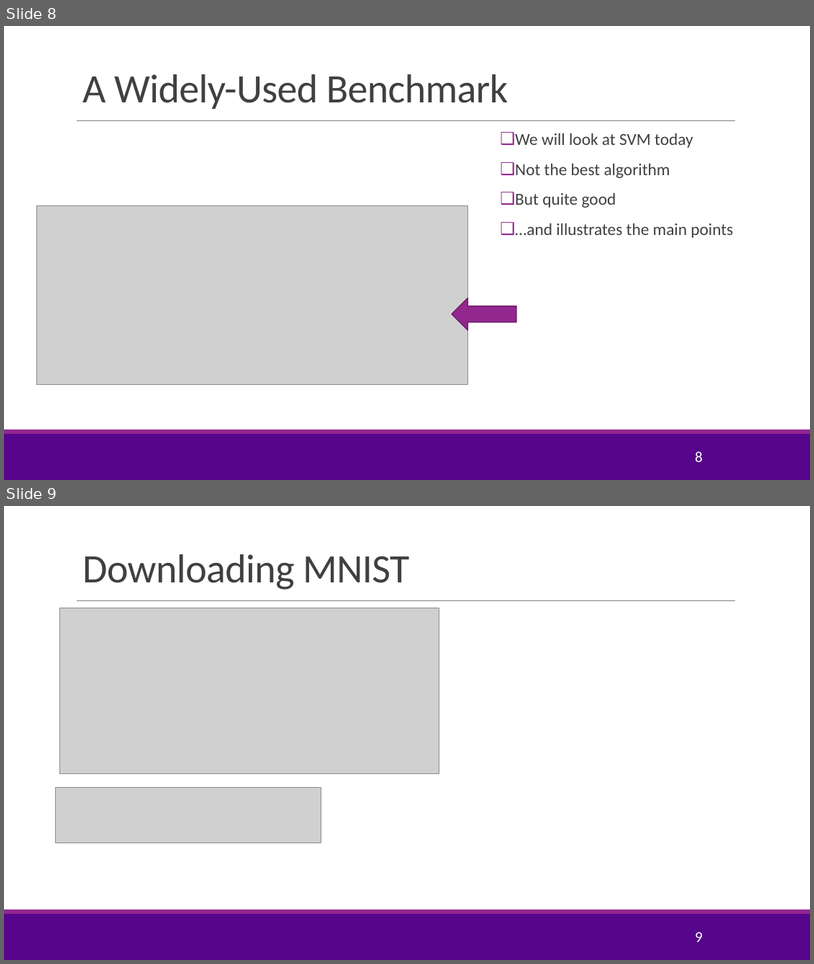
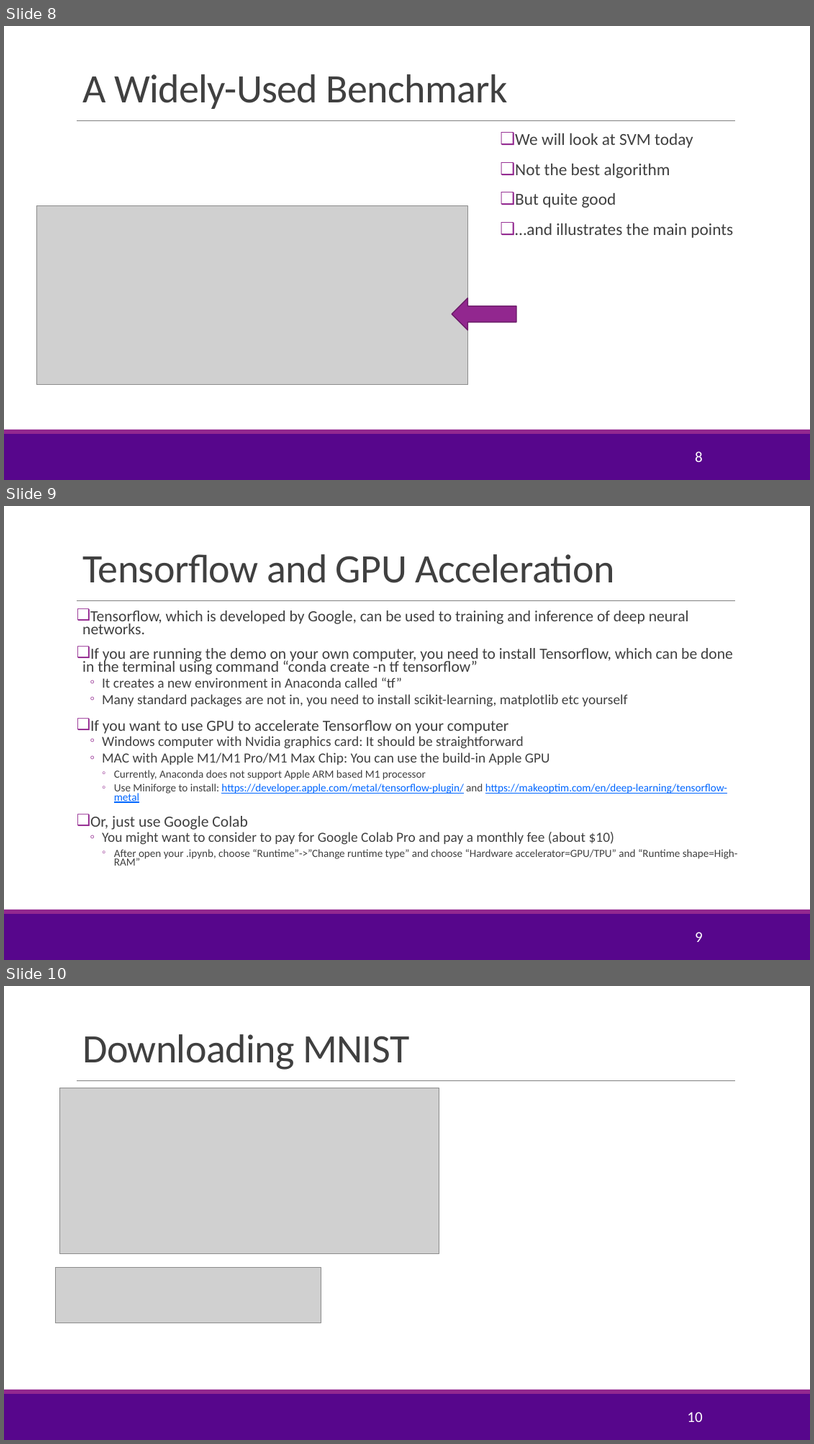
Before and after one commit to pliugithub/MachineLearning, a slide deck: lectures/Lect08_SVM.pptx. Shown one above the other, each under a label of ours: slides 8 and 9 before the commit, slides 8, 9 and 10 after it. The pictures are 814x964 and 814x1444 pixels, drawn with LibreOffice and Linux fonts; fonts in the diff are those of the drawing; grey boxes stand for pictures; background and template pictures are left out. Boxes give left, top, right and bottom in pixels: in the first picture for what was removed or moved away, otherwise in the second. Text is boxed around its words. In the diff, an @@ line names an element or a change of style, - is before the commit and + after.

Commit message:
updated lecture 8

```diff
--- a/lectures/Lect08_SVM.pptx
+++ b/lectures/Lect08_SVM.pptx
@@ slide 9 added at <box>4,506,810,960</box>, background #FFFFFF; not listed: 3 template elements that a slide beside it also shows @@
@@ title added at <box>82,554,615,583</box>, 48 pt, text #404040 @@
+Tensorflow and GPU Acceleration
@@ text added at <box>82,610,738,865</box>, 16.6 pt, text #404040 @@
+❑ Tensorflow, which is developed by Google, can be used to training and inference of deep neural networks.
+❑ If you are running the demo on your own computer, you need to install Tensorflow, which can be done in the terminal using command “conda create -n tf tensorflow”
+  ◦ It creates a new environment in Anaconda called “tf”
+  ◦ Many standard packages are not in, you need to install scikit-learning, matplotlib etc yourself
+❑ If you want to use GPU to accelerate Tensorflow on your computer
+  ◦ Windows computer with Nvidia graphics card: It should be straightforward
+  ◦ MAC with Apple M1/M1 Pro/M1 Max Chip: You can use the build-in Apple GPU
+    ◦ Currently, Anaconda does not support Apple ARM based M1 processor
+    ◦ Use Miniforge to install: https://developer.apple.com/metal/tensorflow-plugin/ and https://makeoptim.com/en/deep-learning/tensorflow-metal
+❑ Or, just use Google Colab
+  ◦ You might want to consider to pay for Google Colab Pro and pay a monthly fee (about $10)
+    ◦ After open your .ipynb, choose “Runtime”->”Change runtime type” and choose “Hardware accelerator=GPU/TPU” and “Runtime shape=High-RAM”
@@ page number added at <box>695,932,703,942</box>, 18 pt, text #FFFFFF @@
+9
@@ what was slide 9 is now slide 10 @@
@@ page number at <box>687,1412,702,1422</box>: text changed @@
-9
+10
```
Also in this commit, not shown: 5 slides changed, 2 other files.
